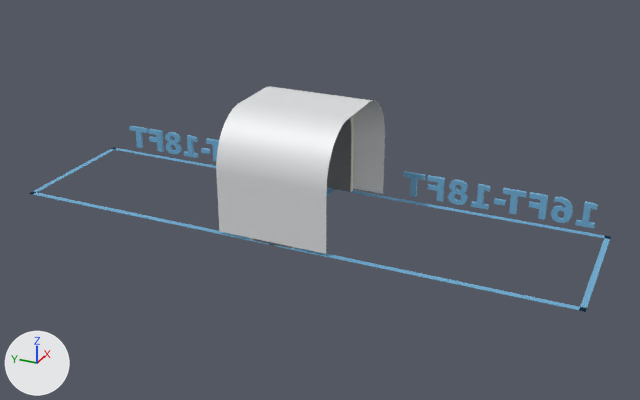
An edit to the glTF model public/colibri-cover.glb, drawn before and after from the same camera.
Both versions are drawn from a 50 mm lens placed at (-16.33, -1.29, 8.59), pointed at (-0.19, 5.98, 0.52). The lights are fixed; the arrows at lower left show +X, +Y and +Z. The older version comes first.

In view in the first picture: 'arch_shell', 'label_far_end', 'label_near_end', 'lane_left', 'lane_right', 'sun_cover' and 3 more.
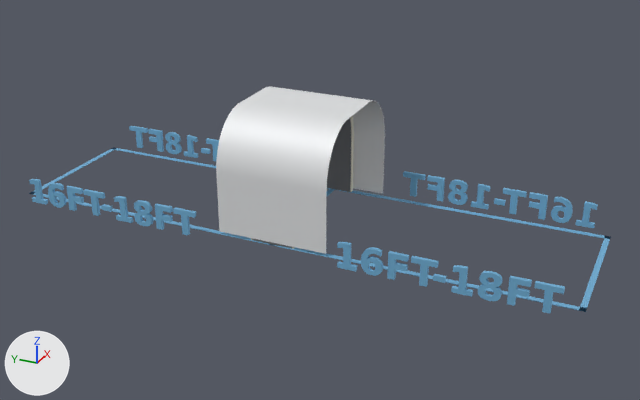
The newer file is also turned or shifted as a whole; pictures and numbers use the older file's frame.

Changed parts and their boxes [x1, y1, x2, y2] in the pictures (640 x 400 px):
'label_near_end_other_side', added (blue)
    after: [337, 242, 565, 313]
'label_far_end_other_side', added (blue)
    after: [29, 179, 196, 235]

The edits, one by one:
Mesh me_label_far_end_other_side is new.
It has 350 vertices, 676 faces and spans x -1.99..-1.91, y 1.64..6.04, z 0.0..0.59.
It uses material mat_material_4 (blue #76b4db).
Mesh me_label_near_end_other_side is new.
It has 350 vertices, 676 faces and spans x -1.99..-1.91, y -6.04..-1.64, z 0.0..0.59.
It uses material mat_material_4 (blue #76b4db).
Object 'label_far_end_other_side' (ob_label_far_end_other_side) is new; it shows me_label_far_end_other_side.
Its location is (0.0, 6.43, 0.0).
Object 'label_near_end_other_side' (ob_label_near_end_other_side) is new; it shows me_label_near_end_other_side.
Its location is (0.0, 6.43, 0.0).
